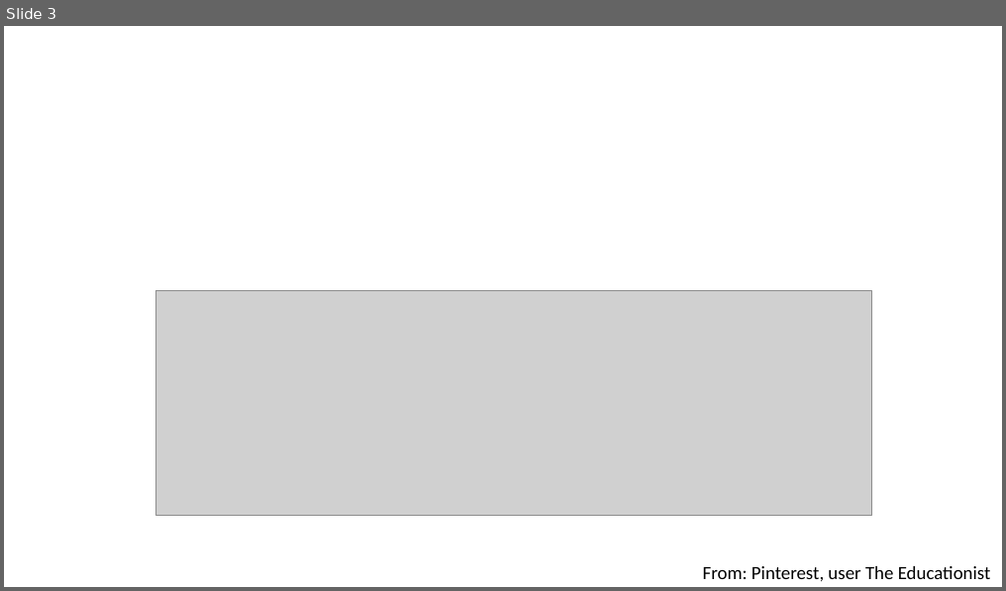
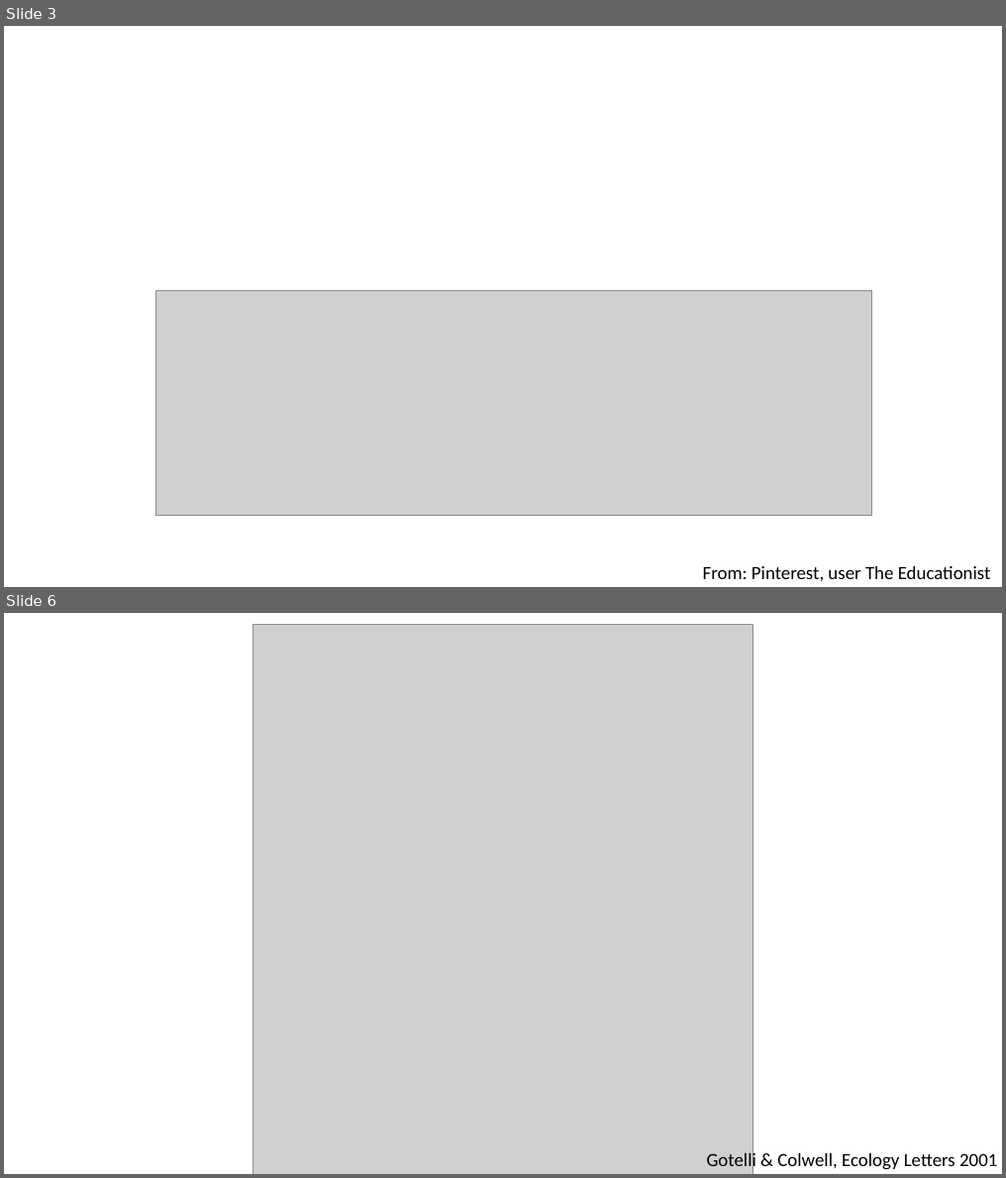
Before and after one commit to tielens/classBIOL709B, a slide deck: Presentation workflow draft 709b.pptx. Shown one above the other, each under a label of ours: slide 3 before the commit, slides 3 and 6 after it; the slides between them are not shown. The pictures are 1006x591 and 1006x1178 pixels, drawn with LibreOffice and Linux fonts; fonts in the diff are those of the drawing; grey boxes stand for pictures. Boxes give left, top, right and bottom in pixels: in the first picture for what was removed or moved away, otherwise in the second. Text is boxed around its words. In the diff, an @@ line names an element or a change of style, - is before the commit and + after.

```diff
--- a/Presentation workflow draft 709b.pptx
+++ b/Presentation workflow draft 709b.pptx
@@ slide 6 added at box(4, 613, 1002, 1174), background #FFFFFF @@
@@ picture added at box(252, 624, 753, 1174) @@
@@ text added at box(707, 1151, 997, 1171), 18 pt, text #000000 @@
+Gotelli & Colwell, Ecology Letters 2001
```
Also in this commit, not shown: 5 slides changed, 2 other slides added.
